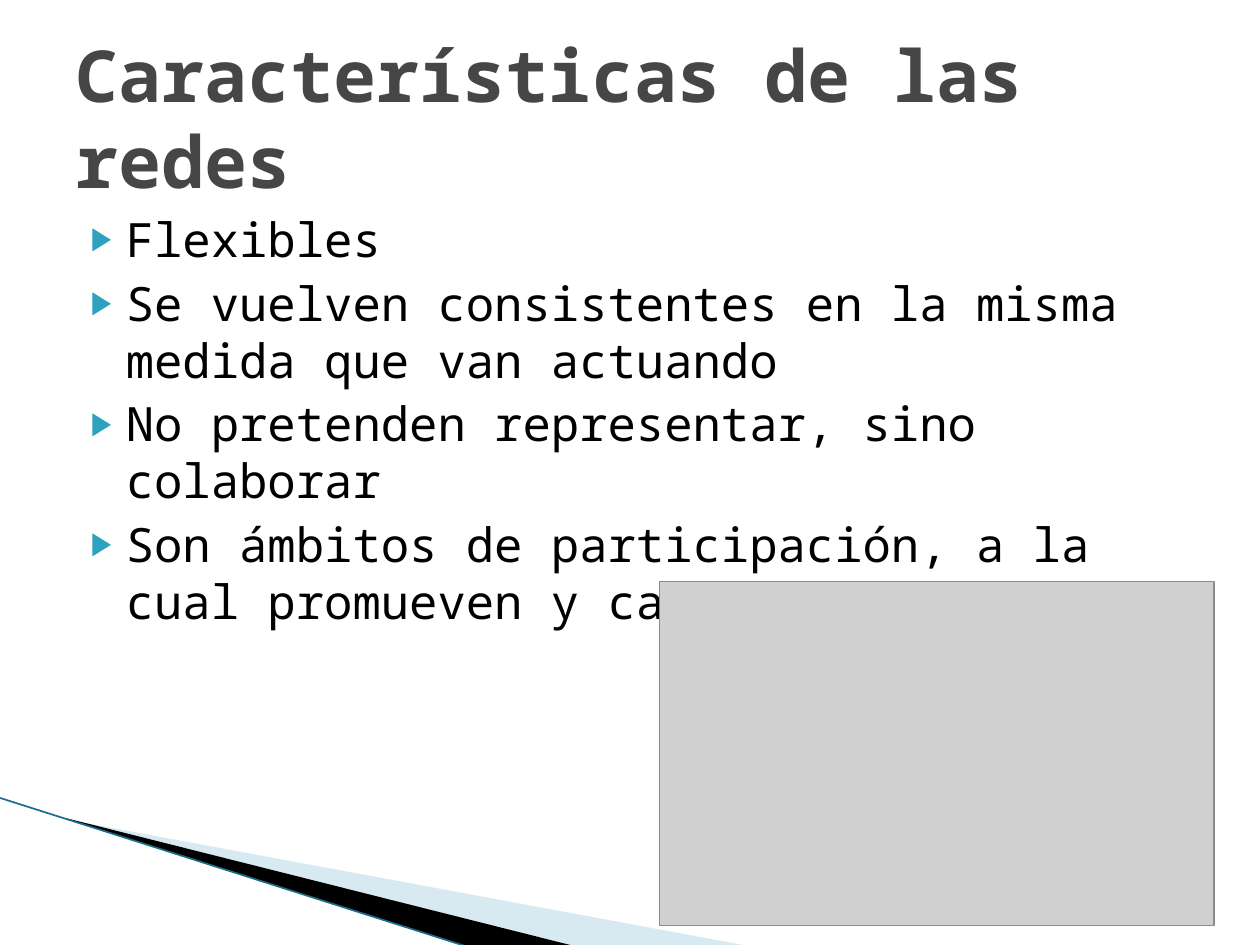
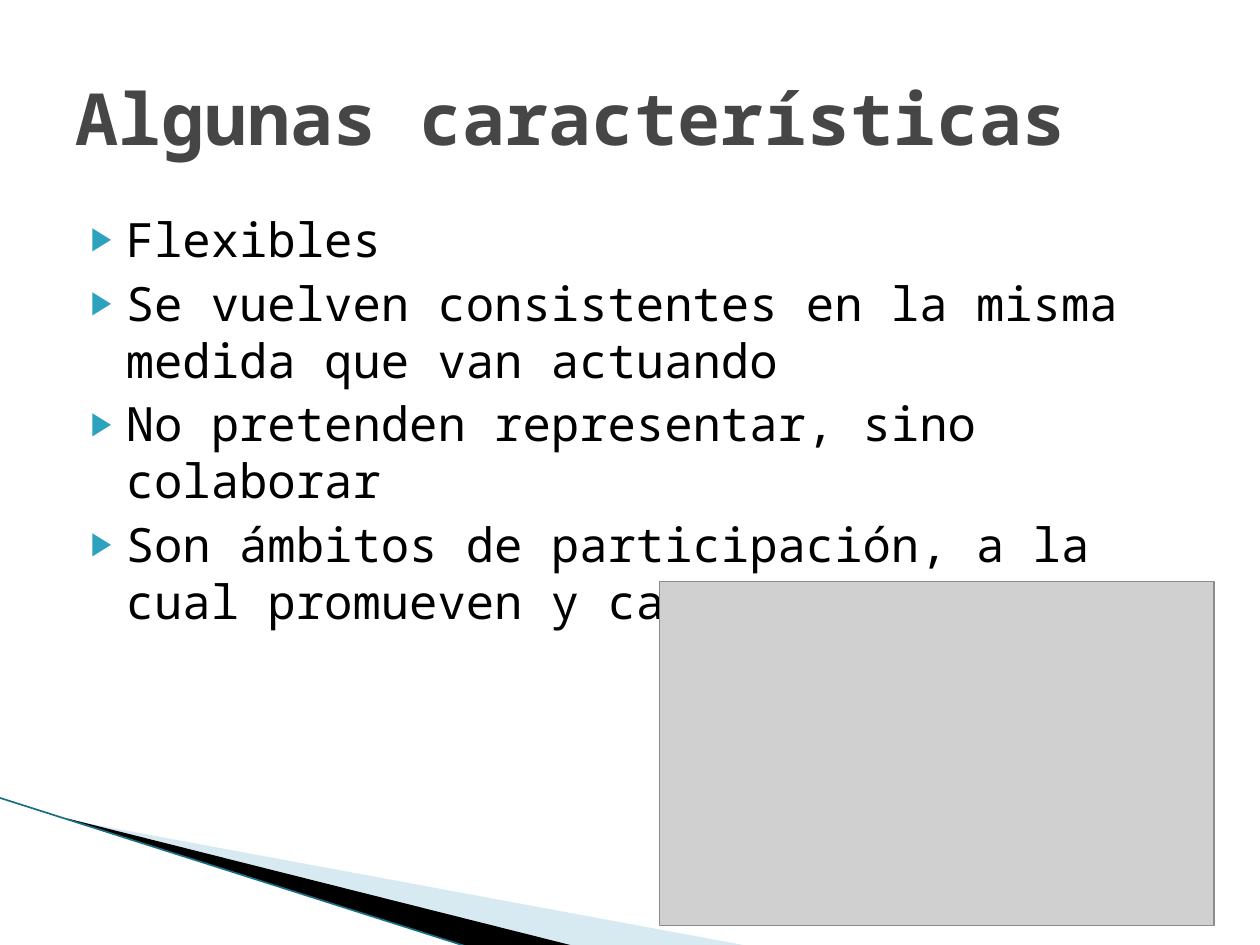
Before and after one commit to carlamadeo/proyectosfacultad, a slide deck: slide 8 of Modelos Organizacionales/TPS/TP_Grupo_C_Redes_Sociales_FINAL.pptx. Drawn at 1260x945 pixels with LibreOffice and Linux fonts; fonts in the diff are those of the drawing; grey boxes stand for pictures; background and template pictures are left out. Boxes give left, top, right and bottom in pixels: in the first picture for what was removed or moved away, otherwise in the second. Text is boxed around its words. In the diff, an @@ line names an element or a change of style, - is before the commit and + after.

```diff
--- a/Modelos Organizacionales/TPS/TP_Grupo_C_Redes_Sociales_FINAL.pptx
+++ b/Modelos Organizacionales/TPS/TP_Grupo_C_Redes_Sociales_FINAL.pptx
@@ title at (75,89,1066,163): text changed @@
-Características de las redes
+Algunas características
```
